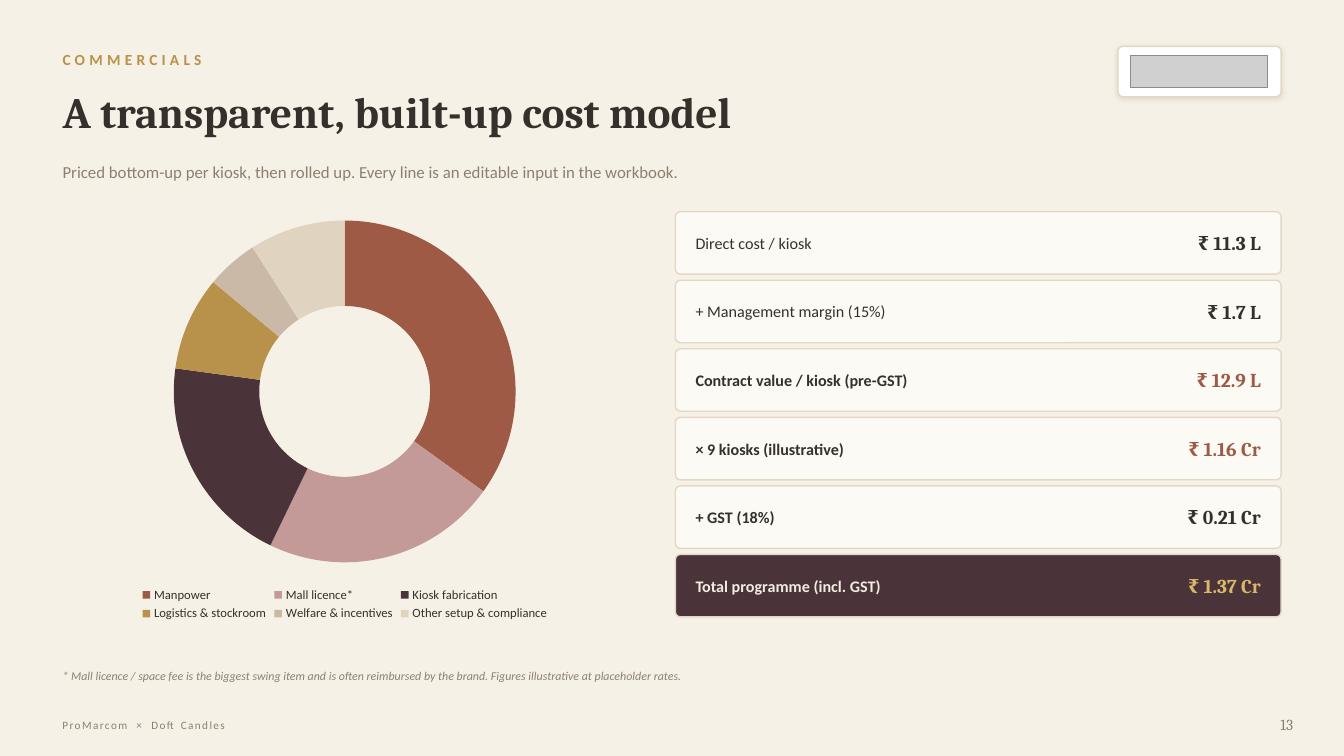
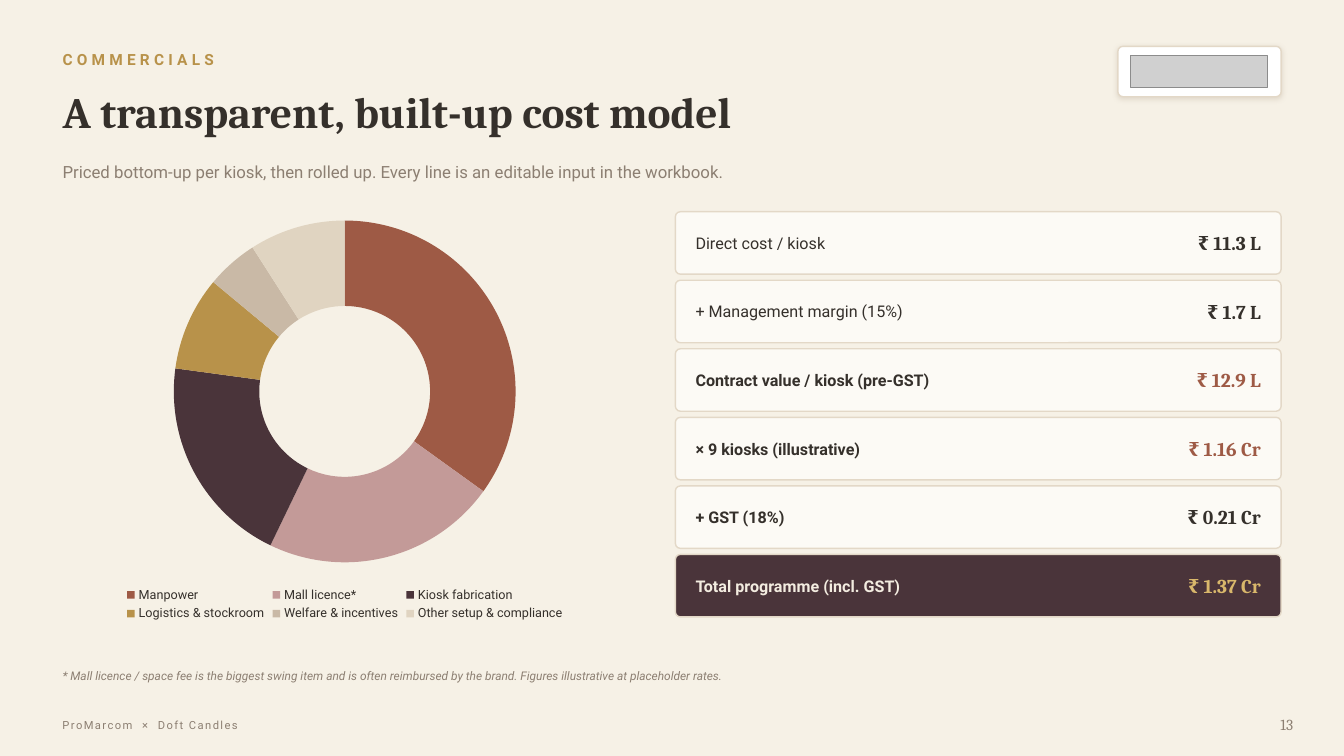
Before and after one commit to nky1103/Projects, a slide deck: slide 14 of doft_diwali_popup/Doft_Diwali_PopUp_ProMarcom_Pitch.pptx. Drawn at 1344x756 pixels with LibreOffice and Linux fonts; fonts in the diff are those of the drawing; grey boxes stand for pictures. Boxes give left, top, right and bottom in pixels: in the first picture for what was removed or moved away, otherwise in the second. Text is boxed around its words. In the diff, an @@ line names an element or a change of style, - is before the commit and + after.

```diff
--- a/doft_diwali_popup/Doft_Diwali_PopUp_ProMarcom_Pitch.pptx
+++ b/doft_diwali_popup/Doft_Diwali_PopUp_ProMarcom_Pitch.pptx
@@ doughnut chart at [63, 207, 627, 625] @@
@@ legend changed @@
@@ font Calibri to Roboto in 10 elements at [63, 54, 214, 65], [63, 165, 723, 182], [696, 237, 825, 249], [709, 304, 903, 321], [696, 373, 929, 390], [708, 442, 860, 459], [708, 510, 785, 527], [696, 579, 901, 596], [70, 671, 722, 683], [62, 720, 238, 729] @@
```
Also in this commit, not shown: 16 other slides changed, 1 other file.
